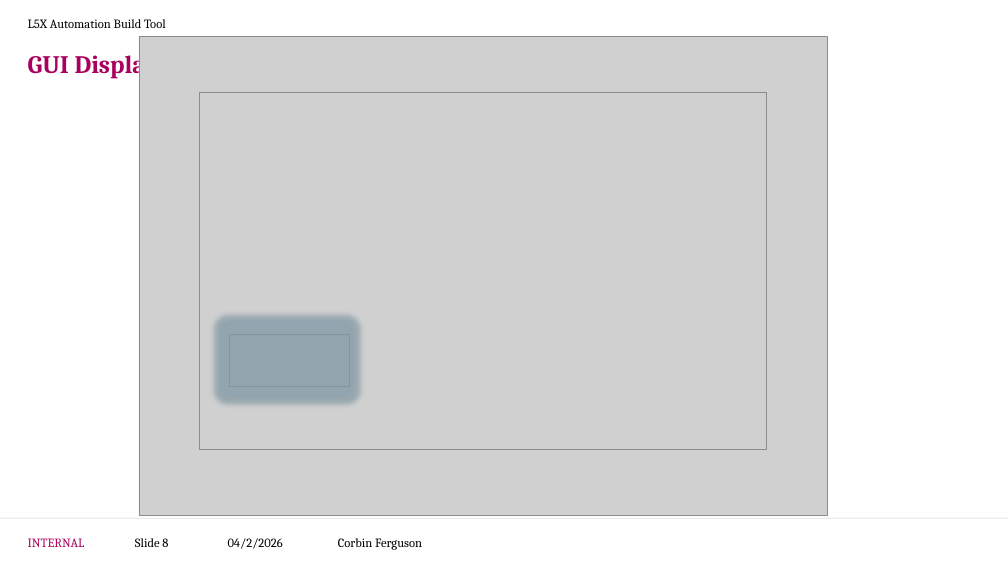
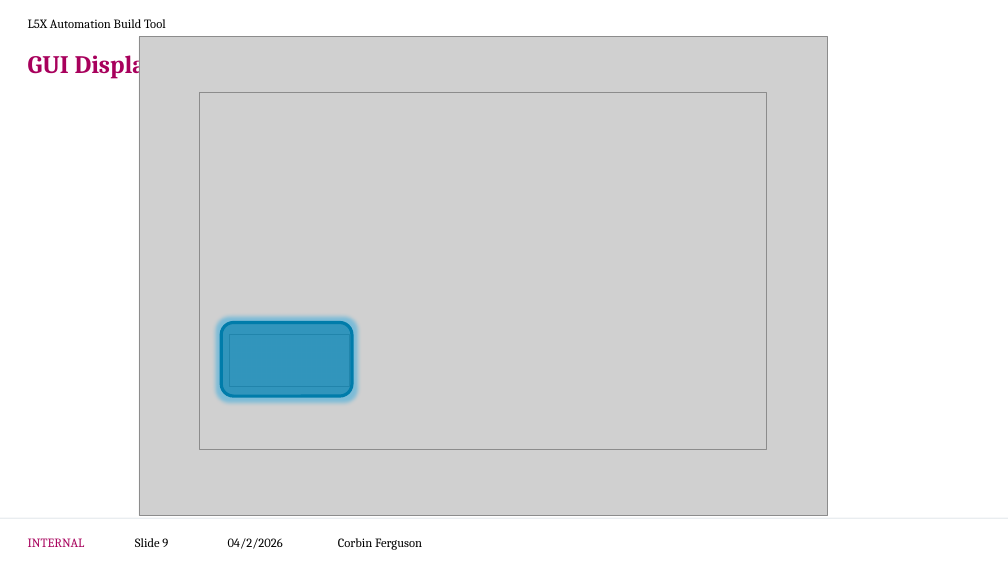
Before and after one commit to CorbinFerguson/ThesisBuildTool, a slide deck: slide 9 of Thesis Writing Documents/Project Development.pptx (slide 8 before the commit). Drawn at 1008x567 pixels with LibreOffice and Linux fonts; fonts in the diff are those of the drawing; grey boxes stand for pictures; background and template pictures are left out. Boxes give left, top, right and bottom in pixels: in the first picture for what was removed or moved away, otherwise in the second. Text is boxed around its words. In the diff, an @@ line names an element or a change of style, - is before the commit and + after.

```diff
--- a/Thesis Writing Documents/Project Development.pptx
+++ b/Thesis Writing Documents/Project Development.pptx
@@ rounded rectangle at (222,323,352,396): fill #90A5B0 at 60% opacity to #007CAA at 60% opacity; outline #90A5B0 3 pt to #007CAA 3 pt @@
@@ page number at (135,538,168,547): text changed @@
-Slide 8
+Slide 9
```
Also in this commit, not shown: 4 other slides changed, 4 slides removed, 2 other files.
